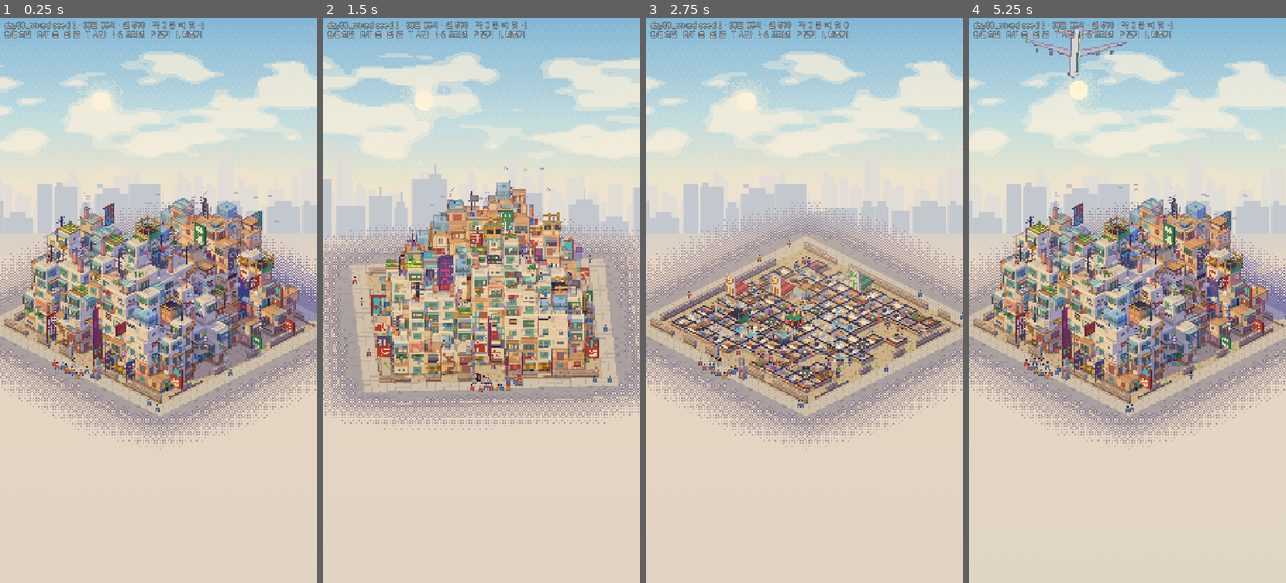
Above: before the commit, frames 1-4 (left to right).
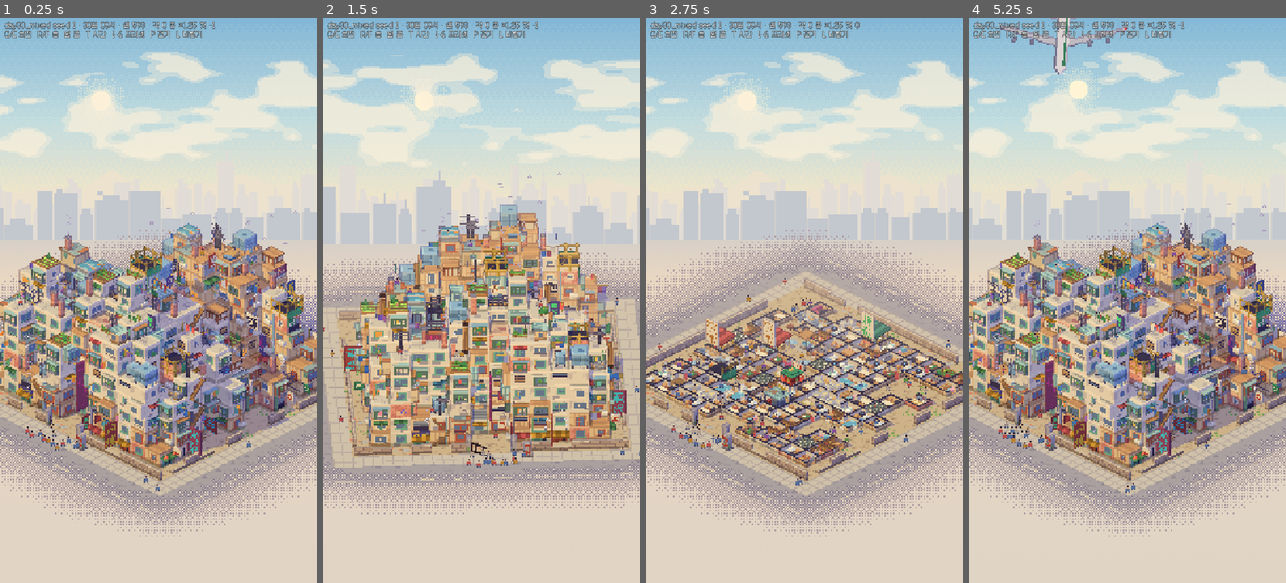
Above: after the commit, the same moments.

Repository: Birchnut/kowloon-walled-city
Game: Godot game, scene res://view/Sandbox.tscn
The game is run twice, just before and just after one commit, with the same random seed, the same clock (stepped at 60 frames per second) and the same inputs. This scene is started directly instead of the project's main scene.
Inputs:
- Up to frame 1 (0.25 s): no input
- Up to frame 2 (1.5 s): tap Enter at 0.5 s; tap Q at 0.6 s; tap E at 1.35 s
- Up to frame 3 (2.75 s): tap R at 2.1 s
- Up to frame 4 (5.25 s): tap one key every 0.75 s from 2.85 s: F T P L

The runs differ from the first frame. In frame 1, 45% of the frame differs, in the area x 0-100%, y 0-92%; in frame 2, 45%; in frame 3, 41%; in frame 4, 47%.

Commit message:
view: 세로 화면 구도(줌 ×1.25 기본, 부지가 폭의 ~90%), 밤 빛번짐을 광원에 붙임, 간판은 사업체당 하나(크기 4종)
Co-Authored-By: Claude Fable 5.2 <noreply@anthropic.com>
Claude-Session: https://claude.ai/code/session_01VWRoT2qvtSpgugghX3NsRX

Diff:
--- a/godot/data/render.json
+++ b/godot/data/render.json
@@ -4,8 +4,9 @@
     "target_width": 270,
     "cell_half_px": 8,
     "storey_px": 8,
-    "zoom_levels": [1, 2, 4],
+    "zoom_levels": [1.25, 2, 4],
     "default_zoom": 0,
+    "center_y": 0.56,
     "elevation_deg": 30.0,
     "cut_elevation_deg": 30.0,
     "people_near_zoom": 4,
@@ -16,8 +17,9 @@
     "ao_strength": 0.22,
     "depth_haze": 0.035,
     "floor_grime": 0.06,
-    "neon_gain": 1.25,
-    "light_bands": 4.0
+    "neon_gain": 1.7,
+    "light_bands": 3.0,
+    "light_dither": 0.0
   },
   "post": { "quantize": false, "levels": 24.0 },
   "sun": { "noon_elevation_deg": 52.0, "min_elevation_deg": 14.0, "azimuth_morning_deg": -58.0, "azimuth_dusk_deg": 118.0, "moon_azimuth_deg": -35.0, "moon_elevation_deg": 48.0 },
@@ -41,7 +43,8 @@
     "window_warm": "#ffc46a",
     "window_tv": "#8fd0ff",
     "candle": "#ff9a4a",
-    "window_spill": 0.55,
+    "window_spill": 0.4,
+    "radius_scale": 0.7,
     "neon_radius": 2.2,
     "window_radius": 1.3
   },
--- a/godot/tools/fake_city.gd
+++ b/godot/tools/fake_city.gd
@@ -47,7 +47,7 @@
 		"ground_biz": 0.85, "upper_biz": 0.3,
 		"biz": {"dentist": 6, "mahjong": 4, "karaoke": 4, "casino": 3, "loan_office": 2, "gambling_den": 2, "phishing_center": 3, "noodle_shop": 2, "bathhouse": 1, "night_stall": 0, "fireworks": 1, "repair_shop": 1},
 		"ground_fac": {"night_stall": 4, "generator": 1, "watch_post": 1, "well": 1, "shrine": 1, "stall": 2, "clinic": 1},
-		"roof": {"water_tank": 0.12, "pigeon_loft": 0.02}, "sites": 5, "waiting": 8, "alleys": 2, "courts": 1,
+		"roof": {"water_tank": 0.05, "pigeon_loft": 0.02}, "sites": 5, "waiting": 8, "alleys": 2, "courts": 1,
 		"people": {"hustler": 5, "merchant": 4, "laborer": 3, "dependent": 2, "artisan": 1},
 		"title": "회장", "epithet": "천 개의 치과와 잠들지 않는 마작"
 	},
@@ -58,7 +58,7 @@
 		"ground_biz": 0.75, "upper_biz": 0.22,
 		"biz": {"fishball": 6, "noodle_works": 5, "metal_shop": 4, "plastic_works": 3, "tailor": 3, "repair_shop": 1, "noodle_shop": 1},
 		"ground_fac": {"scrapyard": 3, "generator": 2, "well": 1, "kitchen": 2, "watch_post": 1},
-		"roof": {"water_tank": 0.2, "rooftop_farm": 0.03}, "sites": 6, "waiting": 7, "alleys": 1, "courts": 1,
+		"roof": {"water_tank": 0.1, "rooftop_farm": 0.03}, "sites": 6, "waiting": 7, "alleys": 1, "courts": 1,
 		"people": {"laborer": 7, "artisan": 3, "dependent": 2, "merchant": 1},
 		"title": "공장장", "epithet": "어묵 냄새 나는 함석 미궁"
 	}
--- a/godot/view/CityMesher.gd
+++ b/godot/view/CityMesher.gd
@@ -31,6 +31,7 @@
 var stairs: Dictionary = {}       # (x,y,d) 키 -> [z0, z1]
 var chimney_cols: Dictionary = {} # Vector2i -> fx 종류
 var occupied: Dictionary = {}     # owner id -> true (사는 가구)
+var signs: Dictionary = {}        # fkey(p,d) -> "big"|"blade"|"plaque"|"board" (사업체당 하나)
 
 # 층 하나를 짓는 동안
 var mb: MeshBuf
@@ -99,6 +100,7 @@
 		by_floor[z].sort()
 	_derive_bridges()
 	_derive_stairs()
+	_alloc_signs()
 
 
 func height_floors(col: Vector2i) -> float:
@@ -269,6 +271,9 @@
 				if score > best:
 					best = score
 					front = d
+	for d in 4:
+		if signs.has(fkey(p, d)):
+			front = d   # 간판이 걸린 면이 곧 가게 앞
 	for d in 4:
 		var nb2: Vector3i = p + DIR[d]
 		if solid.has(nb2):
@@ -368,7 +373,8 @@
 			var aw: String = str(rec.get("awning", ""))
 			if aw != "" and (ground or r1 < 0.5):
 				_awning(p, d, 0.03, 0.97, 0.72, 0.16, 0.34, ViewCfg.col(aw))
-			_sign(p, d, c, rec, seed_v, room2)
+			if signs.has(fkey(p, d)):
+				_sign(p, d, c, rec, seed_v, str(signs[fkey(p, d)]))
 			var fx: String = str(rec.get("fx", ""))
 			if fx == "steam":
 				emitter(fp(p, d, 0.8, 0.9, 0.12), "steam")
@@ -517,13 +523,105 @@
 
 
 # ------------------------------------------------------------------ 간판
-func _sign(p: Vector3i, d: int, c: Dictionary, rec: Dictionary, seed_v: int, room2: bool) -> void:
+# 간판은 "사업체 하나에 하나"(가장 트인 외벽면). prepare()의 _alloc_signs()가 자리를 정한다.
+# 크기 4종: big(큰 세로 돌출, 글자 1:1) / blade(작은 돌출, 글자 1/2) / plaque(문 옆 작은 세로판) / board(문 위 작은 가로판)
+func _alloc_signs() -> void:
+	signs.clear()
+	var groups: Dictionary = {}
+	for p in state.cells:
+		var c: Dictionary = state.cells[p]
+		var kind: String = str(c.get("kind", ""))
+		if (kind != "business" and kind != "facility") or not solid.has(p):
+			continue
+		var rec: Dictionary = cfg.recipe(kind, str(c.get("type", "")))
+		var style: String = str(rec.get("sign_style", "none"))
+		if style == "none":
+			continue
+		if ViewCfg.sign_text(kind, str(c.get("type", ""))) == "" and style != "lantern":
+			continue
+		var owner: int = int(c.get("owner", 0))
+		var key: Variant = owner if (kind == "business" and owner != 0) else p
+		if not groups.has(key):
+			groups[key] = []
+		groups[key].append(p)
+	var cands: Array = []
+	for key in groups:
+		var best_s := -1.0
+		var best_p := Vector3i.ZERO
+		var best_d := 0
+		var best_open := 0
+		var cells_sorted: Array = groups[key]
+		cells_sorted.sort()
+		for p in cells_sorted:
+			for d in 4:
+				var nb: Vector3i = p + DIR[d]
+				if state.cells.has(nb):
+					continue
+				var open := 1
+				for k in [2, 3]:
+					var q: Vector3i = p + DIR[d] * k
+					if state.cells.has(q) or float(col_h.get(Vector2i(q.x, q.y), 0.0)) > float(p.z) + 0.5:
+						break
+					open += 1
+				var sc := float(open) * 10.0 + (6.0 if p.z == 0 else 0.0) - float(p.z) * 0.4 + float(ViewCfg.h3(p.x * 9 + p.y, p.z, d) % 40) / 10.0
+				if sc > best_s:
+					best_s = sc
+					best_p = p
+					best_d = d
+					best_open = open
+		if best_s >= 0.0:
+			var c2: Dictionary = state.cells[best_p]
+			cands.append({"p": best_p, "d": best_d, "open": best_open, "score": best_s, "text": ViewCfg.sign_text(str(c2.get("kind", "")), str(c2.get("type", ""))), "seed": int(c2.get("seed", 0))})
+	cands.sort_custom(func(x: Dictionary, y: Dictionary) -> bool:
+		if x["score"] != y["score"]:
+			return x["score"] > y["score"]
+		return x["p"] < y["p"])
+	var placed: Array = []
+	for cd in cands:
+		var p: Vector3i = cd["p"]
+		var d: int = cd["d"]
+		var hs := ViewCfg.h2(int(cd["seed"]), 300 + d)
+		var same_near := false
+		var big_near := false
+		var any_near := 0
+		for pl in placed:
+			var q: Vector3i = pl["p"]
+			var dist := absi(q.x - p.x) + absi(q.y - p.y)
+			var dz := absi(q.z - p.z)
+			if pl["text"] == cd["text"] and dist <= 2 and dz <= 3:
+				same_near = true
+			if pl["size"] == "big" and dist <= 2 and dz <= 3:
+				big_near = true
+			if dist <= 1 and dz <= 1 and int(pl["d"]) == d:
+				any_near += 1
+		var size := "plaque"
+		var r := hs % 100
+		if same_near:
+			# 같은 글자가 바로 옆에 이미 걸려 있으면 작은 문패만(혹은 생략)
+			if r < 45:
+				continue
+			size = "plaque"
+		elif int(cd["open"]) >= 2 and r < 20 and not big_near:
+			size = "big"
+		elif int(cd["open"]) >= 2 and r < 50:
+			size = "blade"
+		elif r < 78:
+			size = "plaque"
+		else:
+			size = "board"
+		if any_near >= 2 and size != "big":
+			continue
+		signs[fkey(p, d)] = size
+		placed.append({"p": p, "d": d, "text": cd["text"], "size": size})
+
+
+func _sign(p: Vector3i, d: int, c: Dictionary, rec: Dictionary, seed_v: int, size: String) -> void:
 	var kind: String = str(c.get("kind", ""))
 	var type: String = str(c.get("type", ""))
 	var style: String = str(rec.get("sign_style", "none"))
 	var text := ViewCfg.sign_text(kind, type)
 	var col := cfg.neon(rec.get("sign_color", "yellow"))
-	var hs := ViewCfg.h2(seed_v, 300 + d)
+	var hs := ViewCfg.h2(int(c.get("seed", 0)), 300 + d)
 	if style == "none":
 		return
 	if style == "lantern":
@@ -531,84 +629,75 @@
 			var u := 0.2 + 0.6 * float(i)
 			var lr := tile("lantern")
 			mb.quad2(fp(p, d, u - 0.25, 0.95, 0.2), fp(p, d, u + 0.25, 0.95, 0.2), fp(p, d, u + 0.25, 0.45, 0.2), fp(p, d, u - 0.25, 0.45, 0.2), NRM[d], sub(lr, 0, 0, 16, 8))
-		light(fp(p, d, 0.5, 0.6, 0.4), Color("#ff6a4a"), 1.5)
+		light(fp(p, d, 0.5, 0.6, 0.3), Color("#ff6a4a"), 1.4)
 	if text == "":
 		return
-	var tr := Rect2(atlas.sign_rect(text, true))
+	var neon_style := style == "neon"
+	var horizontal := size == "board"
+	var tr := Rect2(atlas.sign_rect(text, not horizontal))
 	if tr.size.x <= 0.0:
 		return
-	# 세로 돌출 간판: 벽에 수직인 판. 양면에 글자.
-	var bw := (tr.size.x + 2.0) * TX              # 판 너비(벽에서 바깥쪽)
-	var bh := (tr.size.y + 3.0) / 16.0            # 판 높이(층 단위)
-	var u := 0.0625 if hs % 2 == 0 else 0.9375
-	var v0 := 0.35 if p.z == 0 else (0.1 - float(hs % 3) * 0.1)
-	var w0 := 0.09
-	if not room2 or (hs / 7) % 100 >= 72:
-		# 좁은 골목(또는 일부): 벽에 붙인 납작 간판
-		_sign_flat(p, d, tr, col, style, hs)
-		return
-	var neon_style := style == "neon"
+	var sc := 1.0 if size == "big" else 0.5
 	var board := _neon_board(col, hs) if neon_style else Color(["#f4ecd8", "#c2463c", "#3f8f6a", "#f4ecd8"][hs % 4])
 	var tcol := col
 	if not neon_style:
 		tcol = Color("#c2463c") if board.r > 0.9 else Color("#fff6e0")
 		if board.r > 0.9 and hs % 3 == 0:
 			tcol = Color("#3b3558")
-	var th := 0.03
-	# 판 본체
-	fbox(p, d, u - th, u + th, v0, v0 + bh, w0, w0 + bw, tile("white"), tile("white"), board, 31)
-	# 지지대
-	fbox(p, d, u - 0.02, u + 0.02, v0 + bh - 0.08, v0 + bh - 0.03, 0.0, w0, tile("white"), tile("white"), Color("#5a5674"), 31)
-	# 글자(양면)
 	var tk := MeshBuf.K_NEON if neon_style else MeshBuf.K_PLAIN
 	var rnd := float(hs % 991) / 991.0
-	var ty1 := v0 + bh - 1.5 / 16.0
-	var ty0 := ty1 - tr.size.y / 16.0
-	var tw0 := w0 + TX
-	var tw1 := tw0 + tr.size.x * TX
-	# 오른쪽 면(+R을 보는 면): 왼쪽이 바깥
-	mb.quad(fp(p, d, u + th + 0.014, ty1, tw1), fp(p, d, u + th + 0.014, ty1, tw0), fp(p, d, u + th + 0.014, ty0, tw0), fp(p, d, u + th + 0.014, ty0, tw1), RGT[d], tr, tcol, rnd, tk)
-	mb.quad(fp(p, d, u - th - 0.014, ty1, tw0), fp(p, d, u - th - 0.014, ty1, tw1), fp(p, d, u - th - 0.014, ty0, tw1), fp(p, d, u - th - 0.014, ty0, tw0), -RGT[d], tr, tcol, rnd, tk)
-	if neon_style:
-		# 네온 테두리 관
-		for sgn in [-1.0, 1.0]:
-			var uu: float = u + sgn * (th + 0.014)
-			var nn: Vector3 = RGT[d] * sgn
-			var e := tile("white")
-			var es := sub(e, 0, 0, 2, 2)
-			var pts := [[w0, v0 + bh - 0.03, w0 + bw, v0 + bh], [w0, v0, w0 + bw, v0 + 0.03]]
-			for q in pts:
-				var a := fp(p, d, uu, q[3], q[0] if sgn < 0.0 else q[2])
-				var b := fp(p, d, uu, q[3], q[2] if sgn < 0.0 else q[0])
-				var cc := fp(p, d, uu, q[1], q[2] if sgn < 0.0 else q[0])
-				var dd := fp(p, d, uu, q[1], q[0] if sgn < 0.0 else q[2])
-				mb.quad(a, b, cc, dd, nn, es, col, rnd, MeshBuf.K_NEON)
-		light(fp(p, d, u, v0 + bh * 0.5, w0 + bw * 0.5), col, float(cfg.r("light.neon_radius", 2.2)))
+	var gw_t := tr.size.x * sc          # 글자 영역(텍셀)
+	var gh_t := tr.size.y * sc
+	if size == "big" or size == "blade":
+		# 벽에 수직으로 내민 세로 간판(양면)
+		var bw := (gw_t + 2.0) * TX
+		var bh := (gh_t + 3.0) / 16.0
+		var u := 0.0625 if hs % 2 == 0 else 0.9375
+		var v0 := (0.35 if p.z == 0 else (0.1 - float(hs % 3) * 0.1)) if size == "big" else (0.42 + 0.0625 * float(hs % 3))
+		var w0 := 0.09
+		var th := 0.03
+		fbox(p, d, u - th, u + th, v0, v0 + bh, w0, w0 + bw, tile("white"), tile("white"), board, 31)
+		fbox(p, d, u - 0.02, u + 0.02, v0 + bh - 0.08, v0 + bh - 0.03, 0.0, w0, tile("white"), tile("white"), Color("#5a5674"), 31)
+		var ty1 := v0 + bh - 1.5 / 16.0
+		var ty0 := ty1 - gh_t / 16.0
+		var tw0 := w0 + TX
+		var tw1 := tw0 + gw_t * TX
+		mb.quad(fp(p, d, u + th + 0.014, ty1, tw1), fp(p, d, u + th + 0.014, ty1, tw0), fp(p, d, u + th + 0.014, ty0, tw0), fp(p, d, u + th + 0.014, ty0, tw1), RGT[d], tr, tcol, rnd, tk)
+		mb.quad(fp(p, d, u - th - 0.014, ty1, tw0), fp(p, d, u - th - 0.014, ty1, tw1), fp(p, d, u - th - 0.014, ty0, tw1), fp(p, d, u - th - 0.014, ty0, tw0), -RGT[d], tr, tcol, rnd, tk)
+		if neon_style and size == "big":
+			# 네온 테두리 관(위·아래)
+			for sgn in [-1.0, 1.0]:
+				var uu: float = u + sgn * (th + 0.014)
+				var nn: Vector3 = RGT[d] * sgn
+				var es := sub(tile("white"), 0, 0, 2, 2)
+				for q in [[v0 + bh - 0.03, v0 + bh], [v0, v0 + 0.03]]:
+					var wa := w0 if sgn < 0.0 else w0 + bw
+					var wb := w0 + bw if sgn < 0.0 else w0
+					mb.quad(fp(p, d, uu, q[1], wa), fp(p, d, uu, q[1], wb), fp(p, d, uu, q[0], wb), fp(p, d, uu, q[0], wa), nn, es, col, rnd, MeshBuf.K_NEON)
+		if neon_style:
+			light(fp(p, d, u, v0 + bh * 0.5, w0 + bw * 0.5), col, 2.0 if size == "big" else 1.3)
+	else:
+		# 벽에 붙인 작은 판: plaque = 문 옆 세로, board = 문 위 가로
+		var bw2 := (gw_t + 2.0) / 16.0
+		var bh2 := (gh_t + 2.0) / 16.0
+		var u0 := 0.0625 if hs % 2 == 0 else 1.0 - 0.0625 - bw2
+		var v0b := 0.3 + 0.0625 * float(hs % 3)
+		if horizontal:
+			u0 = clampf(0.5 - bw2 * 0.5, 0.0, 1.0 - bw2)
+			v0b = 1.0 - bh2 - 0.03
+		fbox(p, d, u0, u0 + bw2, v0b, v0b + bh2, 0.0, 0.05, tile("white"), tile("white"), board, 15)
+		fquad(p, d, u0 + TX, u0 + TX + gw_t / 16.0, v0b + TX, v0b + TX + gh_t / 16.0, 0.066, tr, tcol, rnd, tk, false)
+		if neon_style:
+			light(fp(p, d, u0 + bw2 * 0.5, v0b + bh2 * 0.5, 0.3), col, 1.2)
 
 
 ## 네온 간판의 판 색: 낮에도 색이 보이는 어두운 중간톤(글자색과 보색에 가깝게).
 func _neon_board(col: Color, hs: int) -> Color:
 	var opts: Array[String] = ["#9a4a6e", "#3a8580", "#4f62a8", "#a8484a", "#62549a"]
 	var best := Color(opts[hs % opts.size()])
-	# 글자색과 너무 비슷하면 다른 판으로
 	if absf(best.h - col.h) < 0.12:
 		best = Color(opts[(hs + 2) % opts.size()])
 	return best
-
-
-func _sign_flat(p: Vector3i, d: int, tr: Rect2, col: Color, style: String, hs: int) -> void:
-	var neon_style := style == "neon"
-	var bw := (tr.size.x + 2.0) / 16.0
-	var bh := (tr.size.y + 2.0) / 16.0
-	var u0 := 0.0625 if hs % 2 == 0 else 1.0 - 0.0625 - bw
-	var v0 := 0.55 if p.z == 0 else 0.2
-	var board := _neon_board(col, hs) if neon_style else Color(["#f4ecd8", "#c2463c", "#3f8f6a"][hs % 3])
-	var tcol := col if neon_style else (Color("#c2463c") if board.r > 0.9 else Color("#fff6e0"))
-	fbox(p, d, u0, u0 + bw, v0, v0 + bh, 0.0, 0.05, tile("white"), tile("white"), board, 15)
-	var rnd := float(hs % 991) / 991.0
-	fquad(p, d, u0 + TX, u0 + TX + tr.size.x / 16.0, v0 + TX, v0 + TX + tr.size.y / 16.0, 0.066, tr, tcol, rnd, MeshBuf.K_NEON if neon_style else MeshBuf.K_PLAIN, false)
-	if neon_style:
-		light(fp(p, d, u0 + bw * 0.5, v0 + bh * 0.5, 0.4), col, 1.6)
 
 
 # ------------------------------------------------------------------ 다리·계단
@@ -680,7 +769,7 @@
 			what = str(k)
 			break
 	# 높은 꼭대기일수록 안테나
-	if what == "" and p.z >= 4 and (hs / 7) % 100 < 30:
+	if what == "" and p.z >= 4 and (hs / 7) % 100 < 20:
 		what = "antenna"
 	match what:
 		"antenna":
@@ -699,7 +788,7 @@
 			var cx2 := base.x + 0.375
 			var cz2 := base.z + 0.375
 			wbox(Vector3(cx2, base.y, cz2), Vector3(cx2 + 0.1875, base.y + fh * 0.7, cz2 + 0.1875), "white", "white", Color("#9aa3b8"), 31, 0.0, 0.0, Color("#4a4160"))
-	if what != "antenna" and (hs / 13) % 100 < 22:
+	if what != "antenna" and (hs / 13) % 100 < 12:
 		_antennas(base, hs / 3, 1)
 
 
--- a/godot/view/CityView.gd
+++ b/godot/view/CityView.gd
@@ -217,14 +217,17 @@
 	var vh := float(_ih + 2)
 	_cam.size = vh / p
 	var cr := target.dot(b.x) * p
-	var cu := target.dot(b.y) * p
+	# 기준점(부지 중심)이 화면 가운데보다 살짝 아래에 오도록(위 HUD·아래 버튼 띠 감안)
+	var cu := target.dot(b.y) * p + (float(cfg.r("pixel.center_y", 0.56)) - 0.5) * float(_ih)
 	var sx: float = floor(cr)
 	var sy: float = floor(cu)
 	_frac = Vector2(cr - sx, cu - sy)
 	if not bool(cfg.r("pixel.subpixel_scroll", true)) or _yaw_t < 1.0:
 		_frac = Vector2.ZERO
 	# 0.25px 치우침: 픽셀 중심이 텍셀 경계에 걸리지 않게(줌 ×1에서 짝수 텍셀만 고르게)
-	var pos: Vector3 = b.x * ((sx - 0.25 + _shake.x) / p) + b.y * ((sy + 0.25 + _shake.y) / p) + b.z * CAM_DIST
+	# 픽셀 중심이 텍셀 경계에 걸리지 않게 0.1텍셀만큼 어긋나게 둔다(줌마다 텍셀/픽셀 비가 달라 치우침도 달라짐)
+	var bias := clampf(0.5 - 0.05 * float(_zoom_levels[zoom_i]), 0.05, 0.45)
+	var pos: Vector3 = b.x * ((sx - bias + _shake.x) / p) + b.y * ((sy + bias + _shake.y) / p) + b.z * CAM_DIST
 	_cam.transform = Transform3D(b, pos)
 	var ext := Vector3(vw / p, vh / p, 1.0)
 	_sky.scale = ext
@@ -249,7 +252,8 @@
 
 
 func _default_target() -> Vector3:
-	return Vector3(cfg.grid.x * 0.5, cfg.floor_h * 2.2, cfg.grid.y * 0.5)
+	# 덩어리의 세로 중심쯤(가장 높은 탑의 1/3 높이)을 본다
+	return Vector3(cfg.grid.x * 0.5, cfg.floor_h * clampf(float(mesher.top_z) * 0.34, 0.6, 3.6), cfg.grid.y * 0.5)
 
 
 # ------------------------------------------------------------------ 공개 API
@@ -394,6 +398,7 @@
 	_prev_kinds.clear()
 	for p in Game.state.cells:
 		_prev_kinds[p] = str(Game.state.cells[p].get("kind", ""))
+	mesher.prepare(Game.state)
 	target = _default_target()
 	rebuild_all()
 
@@ -432,12 +437,10 @@
 	for z in _floor_data.size():
 		all.append_array(_floor_data[z]["lights"])
 		em.append_array(_floor_data[z]["emitters"])
-	grid_tex.update_lights(all)
+	grid_tex.update_lights(all, float(cfg.r("light.radius_scale", 0.62)))
 	_all_emitters = em
 	_push_emitters()
 	_lights_dirty = false
-	if fx != null:
-		fx.call("set_motes", all)
 	if people != null:
 		var br: Array = []
 		for e in em:
@@ -742,7 +745,8 @@
 	_mat.set_shader_parameter("ao_strength", float(cfg.r("shade.ao_strength", 0.22)))
 	_mat.set_shader_parameter("floor_grime", float(cfg.r("shade.floor_grime", 0.1)))
 	_mat.set_shader_parameter("neon_gain", float(cfg.r("shade.neon_gain", 1.25)))
-	_mat.set_shader_parameter("bands", float(cfg.r("shade.light_bands", 4.0)))
+	_mat.set_shader_parameter("bands", float(cfg.r("shade.light_bands", 3.0)))
+	_mat.set_shader_parameter("light_dither", float(cfg.r("shade.light_dither", 0.0)))
 	_mat.set_shader_parameter("window_spill", float(cfg.r("light.window_spill", 0.55)))
 	_mat.set_shader_parameter("warm_col", _v3(ViewCfg.col(cfg.r("light.window_warm", "#ffc46a"))))
 	_mat.set_shader_parameter("tv_col", _v3(ViewCfg.col(cfg.r("light.window_tv", "#8fd0ff"))))
@@ -877,7 +881,7 @@
 			people.call("step", delta, tod())
 		if fx != null:
 			var cut_y := 1000.0 if floor_cut < 0 else float(floor_cut) * cfg.floor_h + 0.6
-			fx.call("set_frame", ppu(), float(_zoom_levels[zoom_i]), _t, night, work, amb, ng, grid_tex.origin(), grid_tex.inv_size(), cut_y)
+			fx.call("set_frame", ppu(), maxf(floor(float(_zoom_levels[zoom_i])), 1.0), _t, night, work, amb, ng, grid_tex.origin(), grid_tex.inv_size(), cut_y)
 			fx.call("prune", _t)
 			var pl: Vector4 = _mat.get_shader_parameter("plane")
 			fx.call("set_plane", _plane_t >= 0.0, Vector2(pl.x, pl.y), _plane_dir, _sun_dir(tod()), 13.0)
--- a/godot/view/Fx.gd
+++ b/godot/view/Fx.gd
@@ -4,7 +4,7 @@
 
 const FxShader := preload("res://view/shaders/fx.gdshader")
 const KINDS := {"steam": 0, "smoke": 1, "incense": 2, "sparks": 3, "drip": 4, "pigeons": 5, "dust": 6, "mote": 7}
-const COUNT := {"steam": 4, "smoke": 5, "incense": 3, "sparks": 5, "drip": 1, "pigeons": 6, "mote": 2}
+const COUNT := {"steam": 3, "smoke": 4, "incense": 3, "sparks": 5, "drip": 1, "pigeons": 6, "mote": 2}
 
 var cfg: ViewCfg
 var _mm: MultiMesh
--- a/godot/view/LightGrid.gd
+++ b/godot/view/LightGrid.gd
@@ -51,7 +51,7 @@
 	hm_tex.update(hm_img)
 
 
-func update_lights(lights: Array) -> void:
+func update_lights(lights: Array, radius_scale: float = 1.0) -> void:
 	var n := LX * LZ * LY * 4
 	if _acc.size() != n:
 		_acc.resize(n)
@@ -59,7 +59,7 @@
 	var fh := cfg.floor_h
 	for l in lights:
 		var pos: Vector3 = l["pos"]
-		var r: float = float(l["r"])
+		var r: float = maxf(float(l["r"]) * radius_scale, 0.55)
 		var warm: float = float(l.get("warm", 0.0))
 		var c: Color = l["color"]
 		var cr := c.r
--- a/godot/view/People.gd
+++ b/godot/view/People.gd
@@ -392,8 +392,8 @@
 
 
 func _render() -> void:
-	var zf: int = int(view._zoom_levels[view.zoom_i])
-	var lod := 0 if zf <= 1 else (1 if zf <= 2 else 2)
+	var zf: float = float(view._zoom_levels[view.zoom_i])
+	var lod := 0 if zf < 1.6 else (1 if zf < 3.0 else 2)
 	for i in 3:
 		(_mmi[i] as MultiMeshInstance3D).visible = i == lod
 	var mm: MultiMesh = (_mmi[lod] as MultiMeshInstance3D).multimesh
--- a/godot/view/PixelAtlas.gd
+++ b/godot/view/PixelAtlas.gd
@@ -313,7 +313,8 @@
 	# 매크로 단위 창틀(테두리 1매크로) + 유리
 	_m(x, y, w, h, fc)
 	var g := glass(Color(GLASS_DAY))
-	_m(x + 1, y + 1, w - 2, h - 2, g)
+	# 창틀은 1텍셀: 유리를 넓게 → 밤에 켜진 창이 크게 보인다
+	_rc(x * 2 + 1, y * 2 + 1, w * 2 - 2, h * 2 - 2, g)
 	# 창틀 아래 그림자, 창턱
 	_rc(x * 2, (y + h) * 2, w * 2, 1, Color(0.25, 0.2, 0.4, 1.0).lerp(fc, 0.35))
 	# 유리 반사(×2에서만: 홀수 열)
--- a/godot/view/Sandbox.gd
+++ b/godot/view/Sandbox.gd
@@ -107,8 +107,8 @@
 		view.atlas.img.save_png(str(_args["dump_atlas"]))
 	if _label:
 		var st: CityState = Game.state
-		_label.text = "%s seed %d · %d일 %02d시 · 셀 %d · 각 %d 줌 ×%d 컷 %d\nQ/E 회전  R/F 층  휠 줌  T 시간  1-6 프리셋  P 전기  L 비행기" % [
-			_preset, _seed, st.day, int(view.tod() * 24.0), st.cells.size(), view.angle, int(view._zoom_levels[view.zoom_i]), view.floor_cut]
+		_label.text = "%s seed %d · %d일 %02d시 · 셀 %d · 각 %d 줌 ×%s 컷 %d\nQ/E 회전  R/F 층  휠 줌  T 시간  1-6 프리셋  P 전기  L 비행기" % [
+			_preset, _seed, st.day, int(view.tod() * 24.0), st.cells.size(), view.angle, view._zoom_levels[view.zoom_i], view.floor_cut]
 
 
 func _unhandled_key_input(ev: InputEvent) -> void:
--- a/godot/view/shaders/city.gdshader
+++ b/godot/view/shaders/city.gdshader
@@ -37,7 +37,8 @@
 uniform vec3 candle_col = vec3(1.0, 0.6, 0.29);
 uniform float neon_gain = 1.2;
 uniform float window_spill = 0.5;
-uniform float bands = 4.0;
+uniform float bands = 3.0;
+uniform float light_dither = 0.0;     // 0 = 딱 끊기는 빛 고리(광원에 붙는다), 1 = 디더로 번짐
 uniform float ao_strength = 0.2;
 uniform float floor_grime = 0.1;
 uniform float time_s = 0.0;
@@ -214,7 +215,7 @@
 	vec3 add = lg.rgb * neon_gain * night * powered + warm_col * lg.a * window_spill * min(win_level * 1.6, 1.0) * max(night, 0.0) * (0.25 + 0.75 * powered);
 	float inten = max(add.r, max(add.g, add.b));
 	if (inten > 0.02) {
-		float q = floor(inten * bands + dth) / bands;
+		float q = floor(min(inten, 1.0) * bands + mix(0.35, dth, light_dither)) / bands;
 		add *= q / inten;
 		float boost = (kind == 4 && is_glass) ? 1.8 : 1.0;
 		col += (base * 0.7 + 0.22) * add * boost;
--- a/godot/view/shaders/fx.gdshader
+++ b/godot/view/shaders/fx.gdshader
@@ -132,10 +132,11 @@
 		if (dot(c, c) > r * r + 0.3) { discard; }
 		float fade = (kind < 0.5) ? (1.0 - life) * 0.85 : (1.0 - life * life) * 0.9;
 		fade *= smoothstep(0.0, 0.08, life);
+		fade *= mix(1.0, 0.5, night);       // 밤엔 옅게: 덩어리를 가리는 안개가 되지 않게
 		if (fade < dth) { discard; }
-		col = (kind < 0.5) ? vec3(0.96, 0.96, 1.0) * mix(amb, vec3(1.0), 0.5) : smoke_col * amb;
+		col = (kind < 0.5) ? vec3(0.96, 0.96, 1.0) * mix(amb, vec3(1.0), 0.5 * (1.0 - night)) : smoke_col * amb;
 		if (c.y < 0.0 && kind < 0.5) { col *= 0.93; }
-		col += glow * 0.9;
+		col += glow * 0.35;
 	} else if (kind < 2.5) {
 		if ((1.0 - life) * 0.7 < dth) { discard; }
 		col = vec3(0.86, 0.84, 0.92) * mix(amb, vec3(1.0), 0.4) + glow * 0.6;
